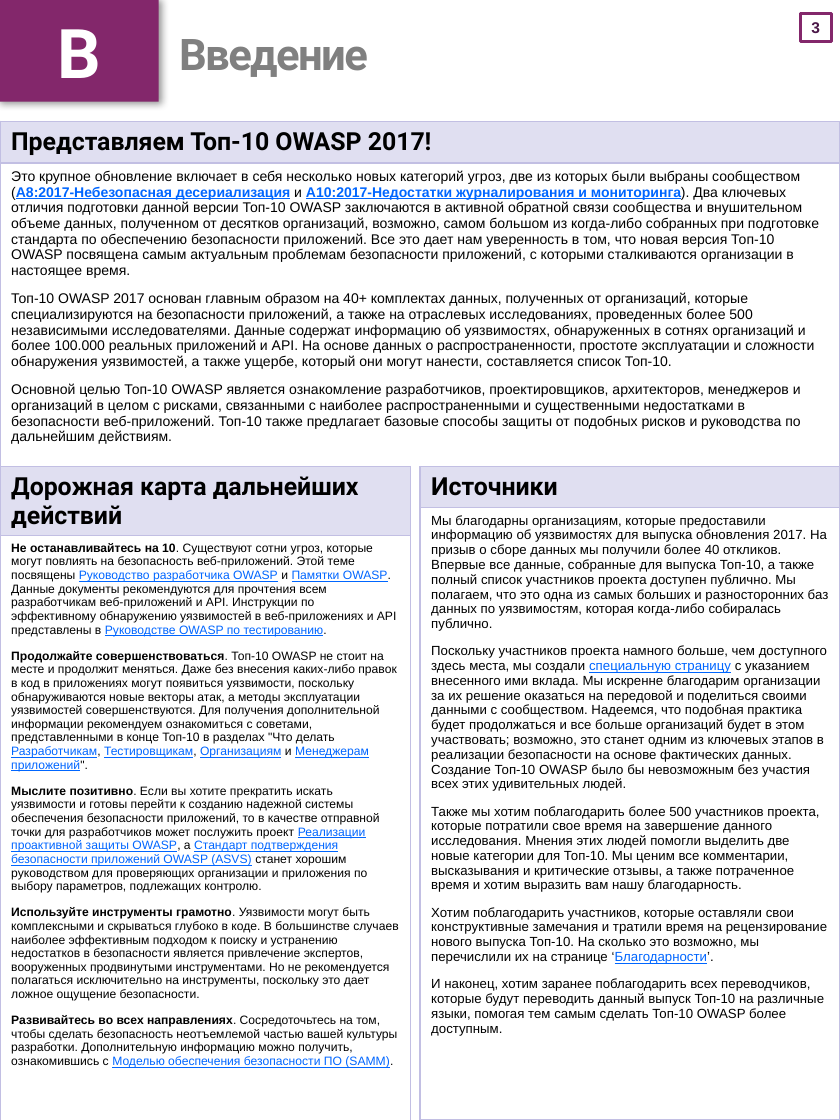
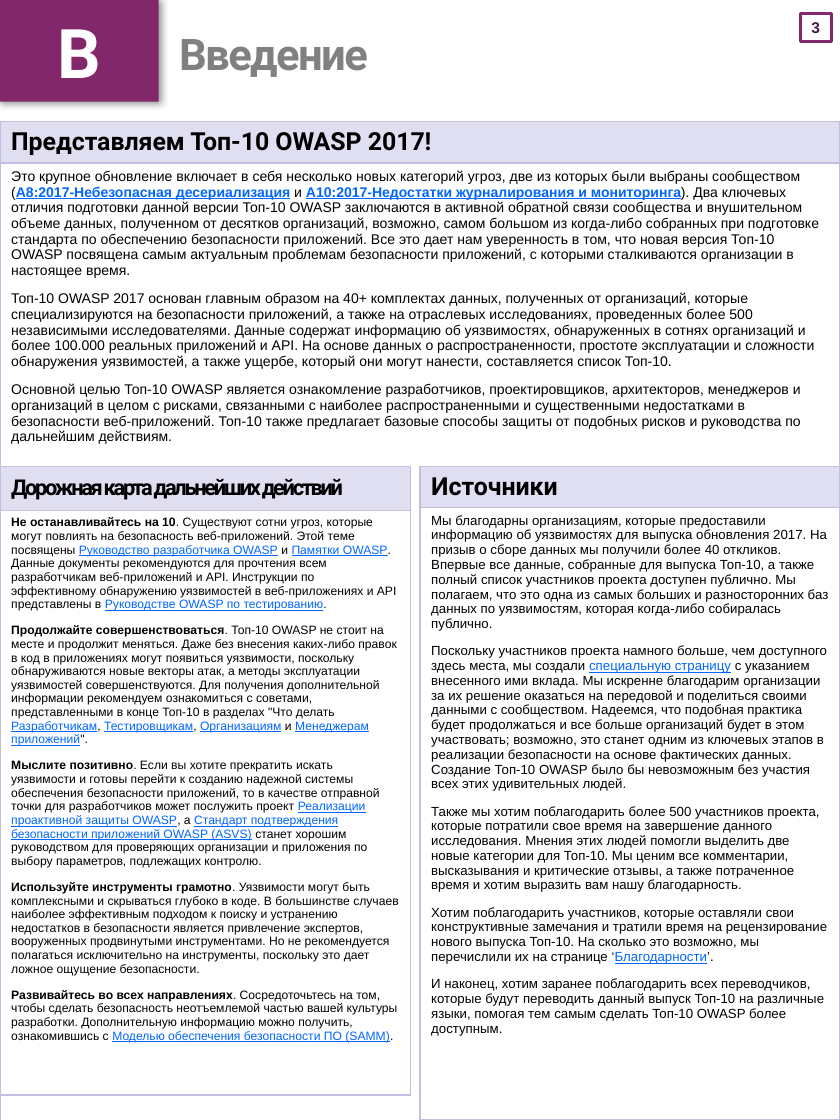
Before and after one commit to OWASP/Top10, a slide deck: slide 4 of 2017/OWASP Top 10-2017-ru.pptx. Drawn at 840x1120 pixels with LibreOffice and Linux fonts; fonts in the diff are those of the drawing. Boxes give left, top, right and bottom in pixels: in the first picture for what was removed or moved away, otherwise in the second. Text is boxed around its words. In the diff, an @@ line names an element or a change of style, - is before the commit and + after.

```diff
--- a/2017/OWASP Top 10-2017-ru.pptx
+++ b/2017/OWASP Top 10-2017-ru.pptx
@@ table at (0, 467, 411, 1095) @@
@@ size 16 to 14 pt, letter spacing 0 to -1.5 pt in "Дорожная карта дальнейших действий" @@
```
Also in this commit, not shown: 9 other slides changed, 27 other files.
